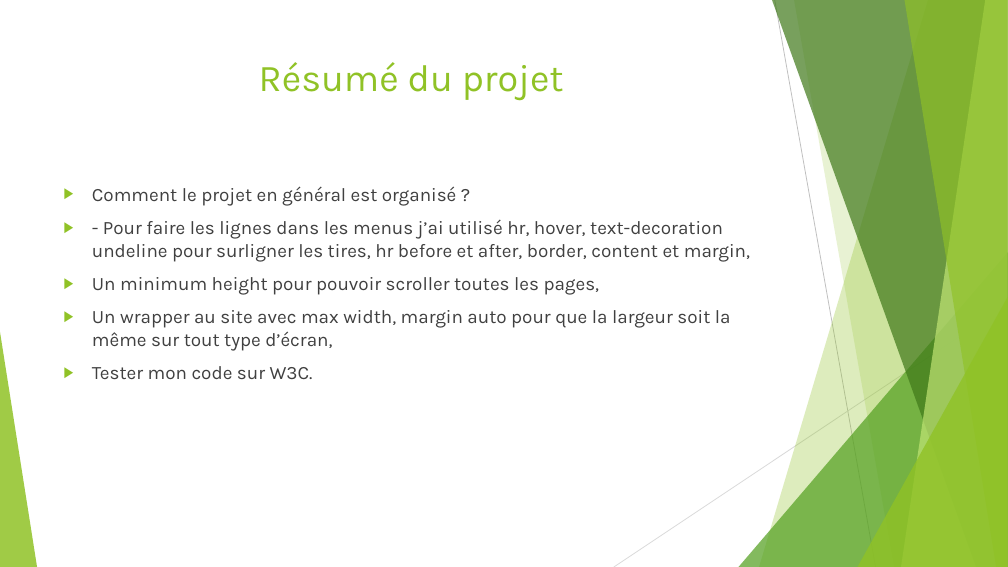
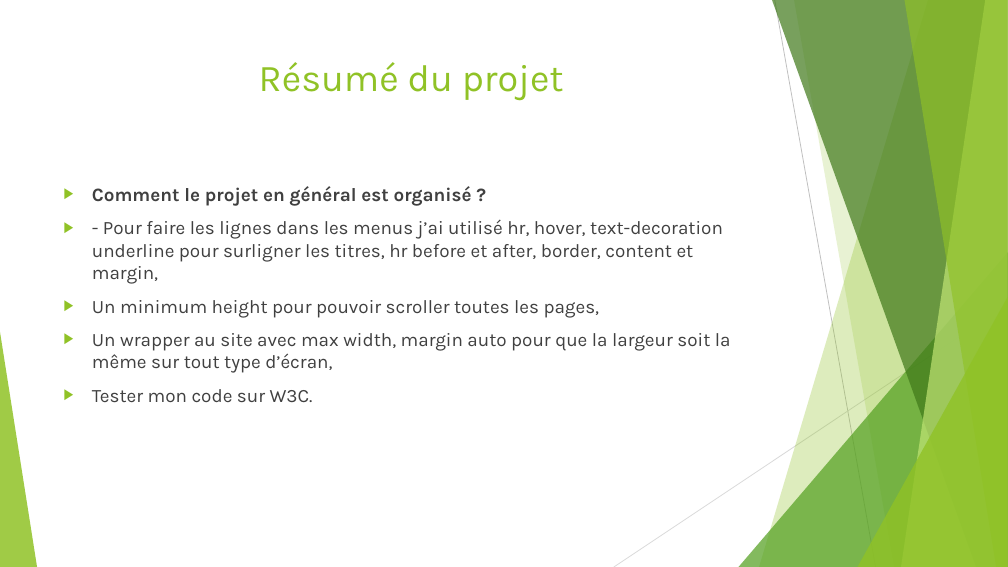
Before and after one commit to SOW-tech/projet3, a slide deck: slide 10 of Présentation Projet3.pptx. Drawn at 1008x567 pixels with LibreOffice and Linux fonts; fonts in the diff are those of the drawing. Boxes give left, top, right and bottom in pixels: in the first picture for what was removed or moved away, otherwise in the second. Text is boxed around its words. In the diff, an @@ line names an element or a change of style, - is before the commit and + after.

```diff
--- a/Présentation Projet3.pptx
+++ b/Présentation Projet3.pptx
@@ text at [92, 186, 472, 206]: bold on in "Comment le projet en général est organisé ..." @@
@@ text at [92, 220, 723, 284]: text changed @@
-▶ - Pour faire les lignes dans les menus j’ai utilisé hr, hover, text-decoration undeline pour surligner les tires, hr before et after, border, content et margin,
+▶ - Pour faire les lignes dans les menus j’ai utilisé hr, hover, text-decoration underline pour surligner les titres, hr before et after, border, content et margin,
```
Also in this commit, not shown: 8 other slides changed, 2 slides added, 26 other files.
